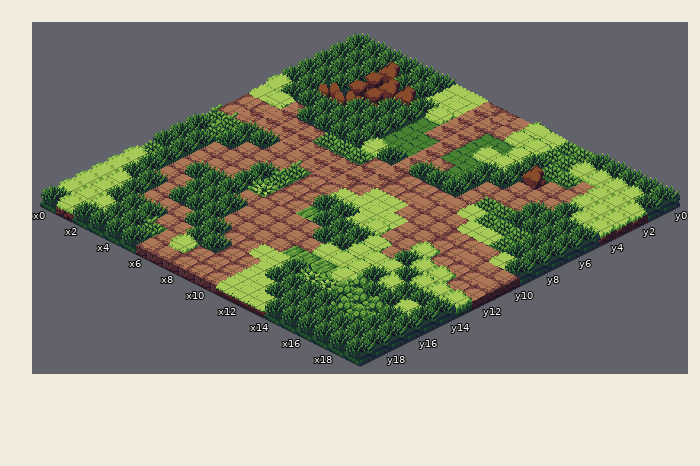
Tiled map, stored at src/main/resources/assets/levels/tmx/chunk3.tmx. Above is the file before it was changed.
Cells are 32x16 px. Isometric: x runs down to the right, y down to the left. Shown: x 0..19, y 0..19.
The same view after the edit:
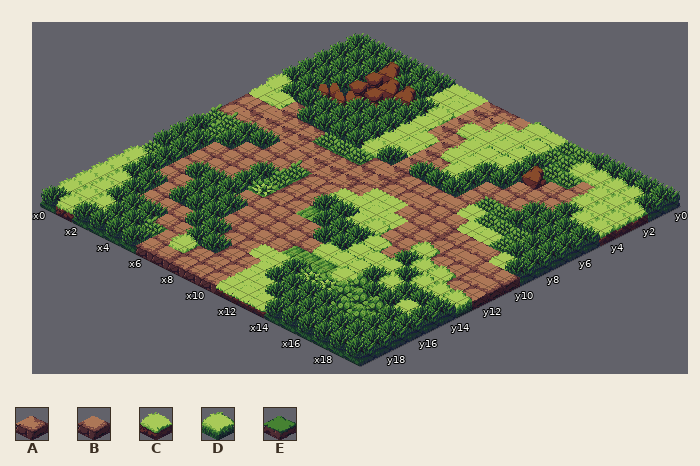
Key: from "spritesheet": A 1, B 4, C 22, D 38, E 40.
_ is an empty cell.
Difference:
Layer "Tile Layer 1":
Tile C replaces tile A in row 2 at x 9.
Tile C replaces tile B in row 1 at x 10.
Tile C replaces tile D in row 1 at x 11.
Tile C replaces tile E in row 2 at x 10 to 11; in row 3 at x 7 and 10; in row 4 at x 7 to 8 and 10 to 11; in row 5 at x 7 to 8 and 11.
